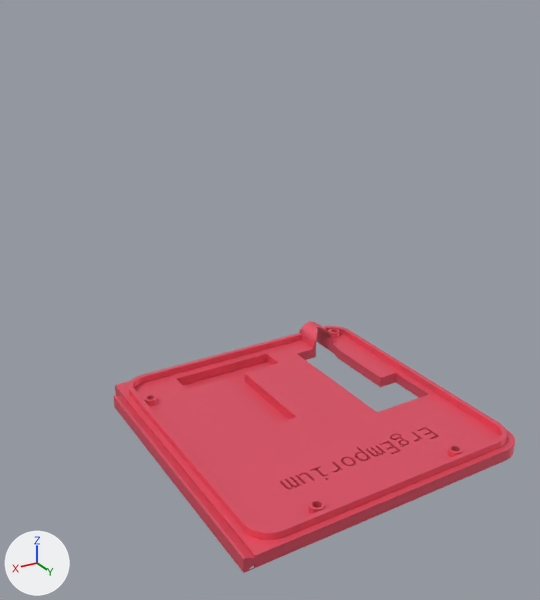
The glTF model pm5 low mount v1/pm5-rear-cover.glb, before and after one commit.
Before and after are seen from a 50 mm lens placed at (122.0, 256.0, 172.0), pointed at (-10.0, 37.0, 63.0). The axes (+X, +Y, +Z) are drawn at lower left. The lights are the same throughout. Where no turn or scale is listed for an object, it has been applied to the vertices. Vertices at the same position are counted once.

The first picture shows 'Mesh_Mesh_head_geo.001_lambert2SG.001'.
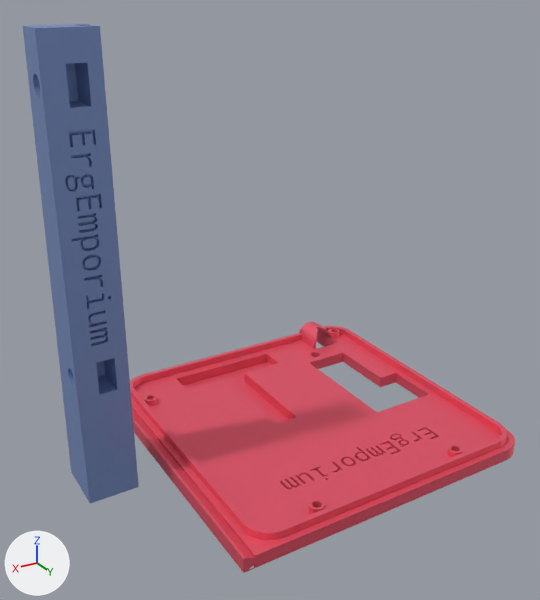
The newer file is also turned or shifted as a whole; pictures and numbers use the older file's frame.

Where the change shows, as pixel boxes [x1, y1, x2, y2] in the pictures (540 x 600 px):
'Mesh_Mesh_head_geo.001_lambert2SG.001', reshaped (23% wider, 118% taller): before [114, 322, 515, 573]; after [23, 24, 515, 573]
part 1 of me_mesh_0, added (blue): after [23, 24, 139, 503]
part 2 of me_mesh_0, built on: before [115, 333, 509, 570]; after [131, 333, 509, 570]

The change in detail:
me_mesh_0 is used by ob_mesh_mesh_head_geo_001_lambert2sg_001; location (0.0, 0.0, 0.0).
me_mesh_0 had 1700 vertices, 3444 faces and spanned x -92.8..34.4, y -32.0..94.0, z 0.0..12.7.
me_mesh_0 now has 2672 vertices, 5396 faces and spans x -92.8..64.9, y -32.0..94.0, z 0.0..160.0.
me_mesh_0 part 1: a new loose piece of 912 vertices spanning x 46.4..64.9, y 14.0..36.0, z 0.0..160.0, in mat_lambert2sg_001.
me_mesh_0 part 2: 1 vertex moved from x 28.9, y -11.5, z 0.0 to x 29.9, y -12.5, z 0.0; 42 vertices removed from x -88.3..30.2, y -32.0..94.0, z 0.0..5.0; 102 vertices added at x -88.3..30.2, y -32.0..94.0, z 0.0..5.0.
